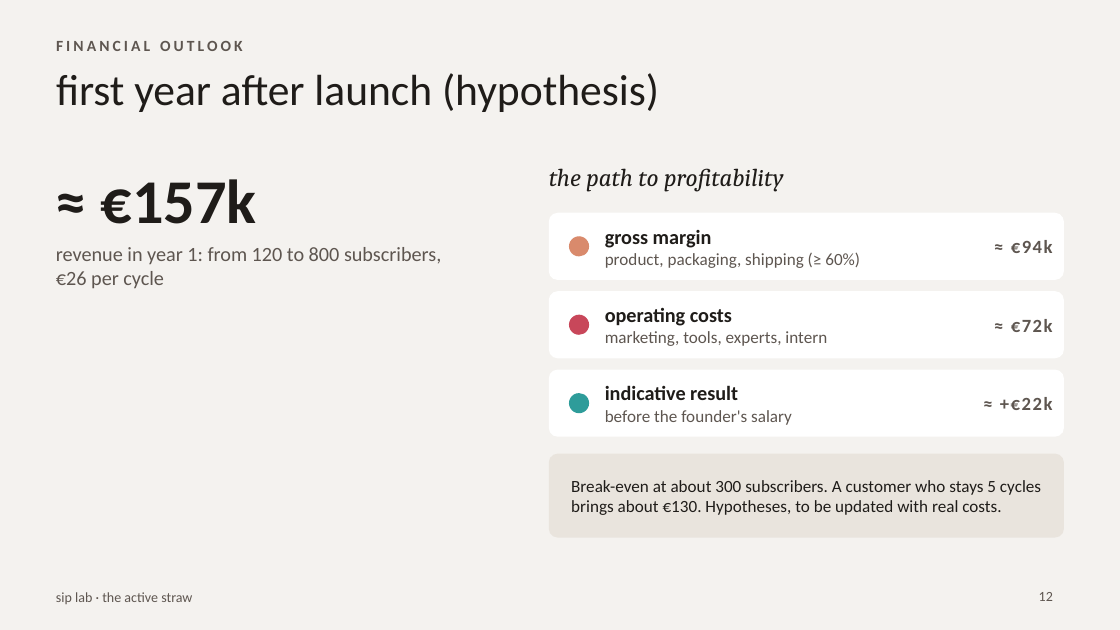
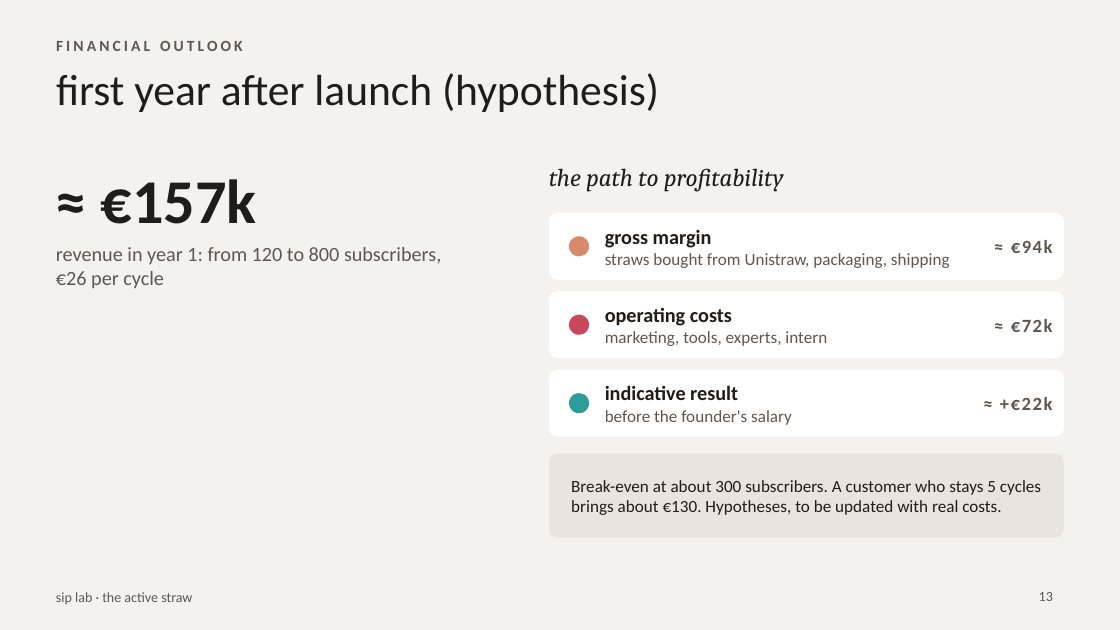
Before and after one commit to nisrine-max/mon-sitee, a slide deck: slide 13 of Dossier_sip_lab/10_Pitchs_et_presentations/Investor_Pitch_sip_lab.pptx (slide 12 before the commit). Drawn at 1120x630 pixels with LibreOffice and Linux fonts; fonts in the diff are those of the drawing. Boxes give left, top, right and bottom in pixels: in the first picture for what was removed or moved away, otherwise in the second. Text is boxed around its words. In the diff, an @@ line names an element or a change of style, - is before the commit and + after.

```diff
--- a/Dossier_sip_lab/10_Pitchs_et_presentations/Investor_Pitch_sip_lab.pptx
+++ b/Dossier_sip_lab/10_Pitchs_et_presentations/Investor_Pitch_sip_lab.pptx
@@ text at (x1=605, y1=253, x2=950, y2=268): text changed @@
-product, packaging, shipping (≥ 60%)
+straws bought from Unistraw, packaging, shipping
```
Also in this commit, not shown: 6 other slides changed, 1 slide added, 1 other file.
